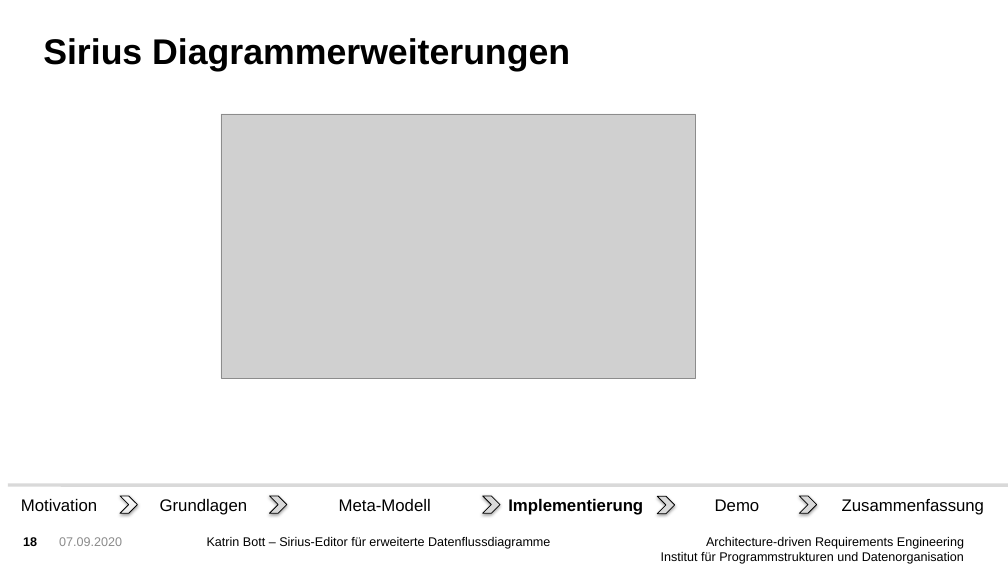
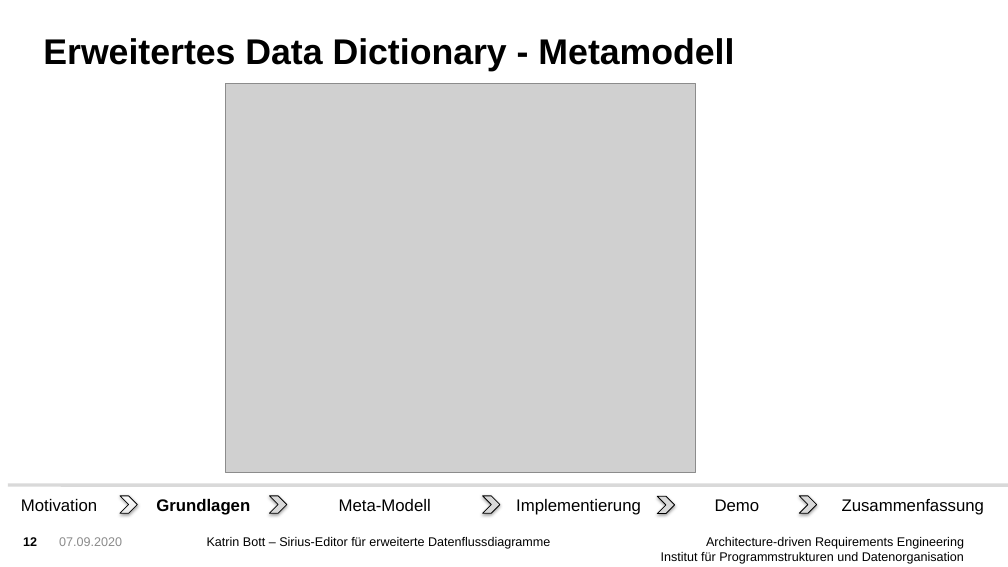
Before and after one commit to FluidTrust/Palladio-Supporting-DataFlowDiagramConfidentiality, a slide deck: slide 12 of bundles/org.palladiosimulator.dataflow.diagram.characterized.editor.sirius/presentation/presentation_bott.pptx (slide 18 before the commit). Drawn at 1008x567 pixels with LibreOffice and Linux fonts; fonts in the diff are those of the drawing; grey boxes stand for pictures; background and template pictures are left out. Boxes give left, top, right and bottom in pixels: in the first picture for what was removed or moved away, otherwise in the second. Text is boxed around its words. In the diff, an @@ line names an element or a change of style, - is before the commit and + after.

```diff
--- a/bundles/org.palladiosimulator.dataflow.diagram.characterized.editor.sirius/presentation/presentation_bott.pptx
+++ b/bundles/org.palladiosimulator.dataflow.diagram.characterized.editor.sirius/presentation/presentation_bott.pptx
@@ text at box(43, 38, 734, 71): text changed @@
-Sirius Diagrammerweiterungen
+Erweitertes Data Dictionary - Metamodell
@@ picture: place and size @@
-picture at box(221, 114, 696, 378)
+picture at box(225, 83, 696, 473)
@@ text "Grundlagen" at box(156, 499, 250, 515): bold on @@
@@ text "Implementierung" at box(516, 499, 641, 515): bold off @@
@@ page number at box(23, 537, 37, 546): text changed @@
-18
+12
```
Also in this commit, not shown: 15 other slides changed, 1 slide removed, 2 other files.
